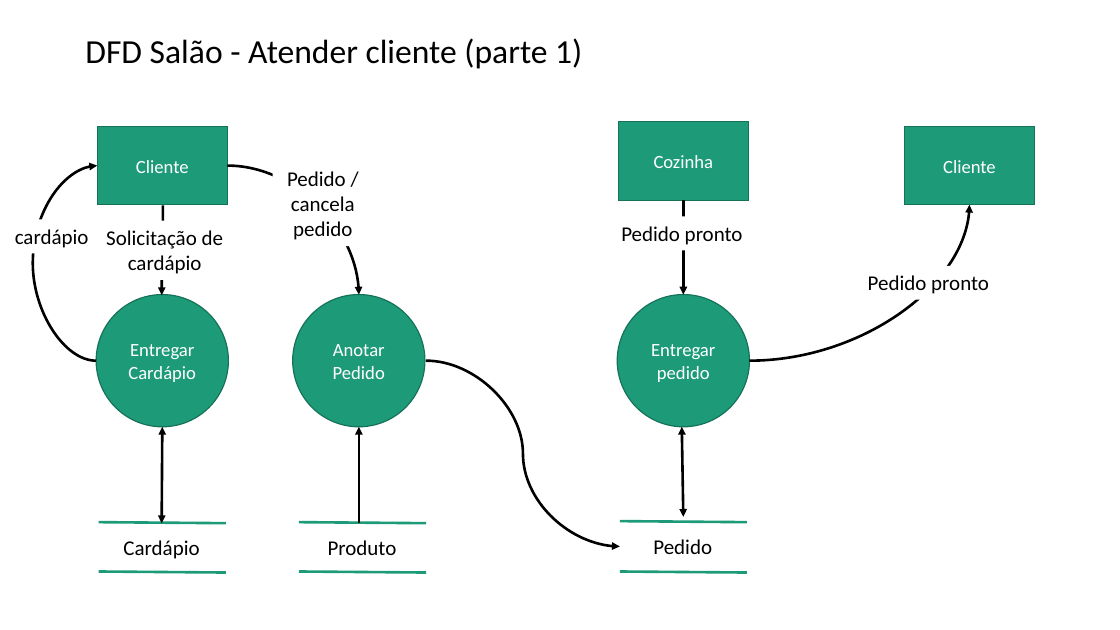
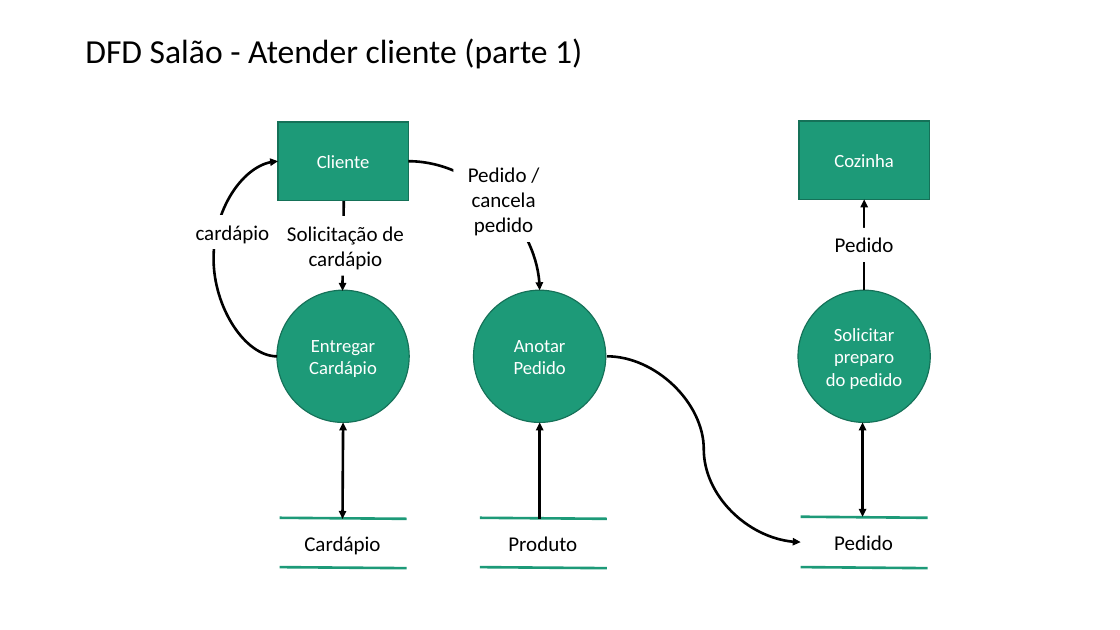
Before and after one commit to faconta/OPE, a slide deck: slide 1 of Artefatos/16. Diagramas de Fluxo de Dados.pptx. Drawn at 1120x630 pixels with LibreOffice and Linux fonts; fonts in the diff are those of the drawing. Boxes give left, top, right and bottom in pixels: in the first picture for what was removed or moved away, otherwise in the second. Text is boxed around its words. In the diff, an @@ line names an element or a change of style, - is before the commit and + after.

```diff
--- a/Artefatos/16. Diagramas de Fluxo de Dados.pptx
+++ b/Artefatos/16. Diagramas de Fluxo de Dados.pptx
@@ rectangle "Cozinha": place and size @@
-rectangle "Cozinha" at <box>618,122,749,200</box>
+rectangle "Cozinha" at <box>799,121,929,199</box>
@@ rectangle removed at <box>905,126,1035,204</box> @@
-Cliente
@@ curved arrow removed from (749, 360) to (970, 205) @@
@@ arrow moved from (684, 200) - (684, 295) to (865, 290) - (865, 199) @@
@@ text removed at <box>621,226,743,245</box> @@
-Pedido pronto
@@ text at <box>835,237,894,252</box>: text changed @@
-Pedido pronto
+Pedido
@@ ellipse removed at <box>618,295,749,427</box> @@
-Entregar pedido
@@ ellipse added at <box>798,290,930,422</box>, fill #1D9A78, outline #157259 1 pt, 16 pt, text #FFFFFF @@
+Solicitar preparo do pedido
@@ double arrow moved from (682, 427) - (684, 517) to (863, 423) - (863, 517) @@
@@ 6 texts, 6 lines, 4 curved arrows, 2 ellipses, 1 rectangle, 1 double arrow, 1 arrow: place and size @@
-6 texts, 6 lines, 4 curved arrows, 2 ellipses, 1 rectangle, 1 double arrow, 1 arrow at <box>15,126,747,573</box>
+6 texts, 6 lines, 4 curved arrows, 2 ellipses, 1 rectangle, 1 double arrow, 1 arrow at <box>196,122,928,568</box>
```
Also in this commit, not shown: 5 other slides changed, 1 slide removed, 1 other file.
